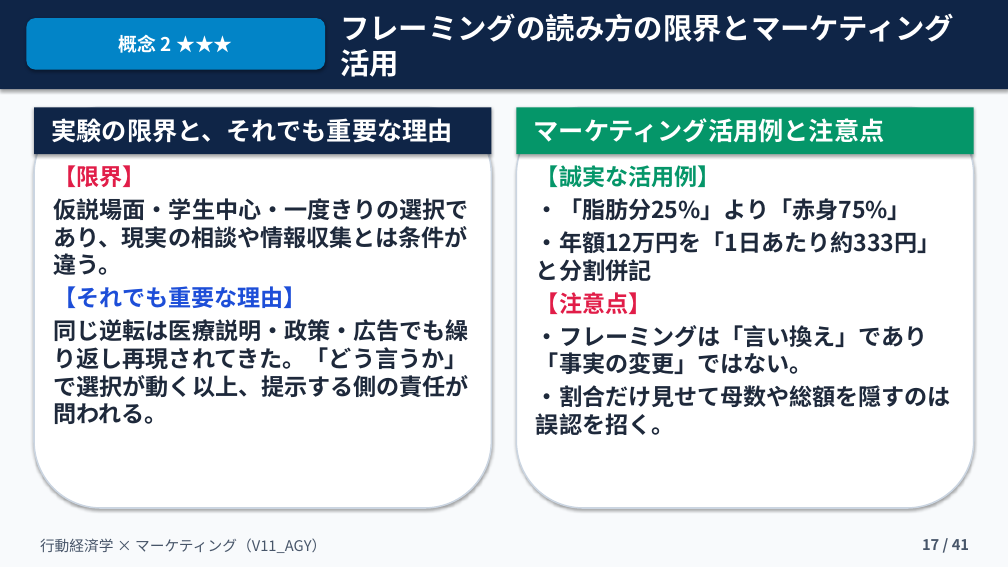
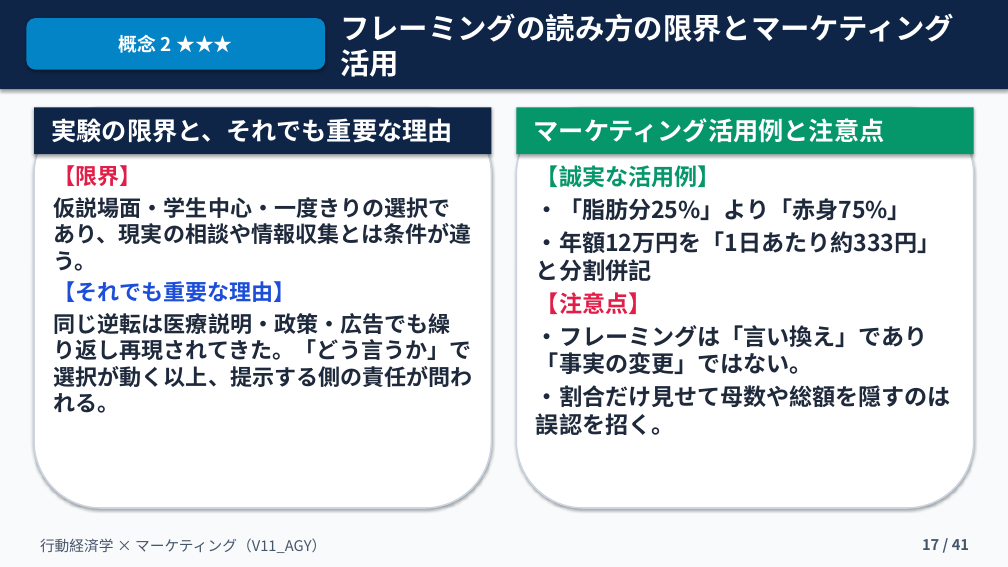
Before and after one commit to kkomatsu81/jns-slide-v11-agy, a slide deck: slide 17 of 融合版_V11_AGY.pptx. Drawn at 1008x567 pixels with LibreOffice and Linux fonts; fonts in the diff are those of the drawing. Boxes give left, top, right and bottom in pixels: in the first picture for what was removed or moved away, otherwise in the second. Text is boxed around its words. In the diff, an @@ line names an element or a change of style, - is before the commit and + after.

Commit message:
QA polish Slides 8, 15, 16, 17 (titles, bar chart % labels, line wraps) in V11_AGY

```diff
--- a/融合版_V11_AGY.pptx
+++ b/融合版_V11_AGY.pptx
@@ text "【限界】" at (x1=54, y1=165, x2=473, y2=413): size 22 to 21 pt @@
```
Also in this commit, not shown: 3 other slides changed.
